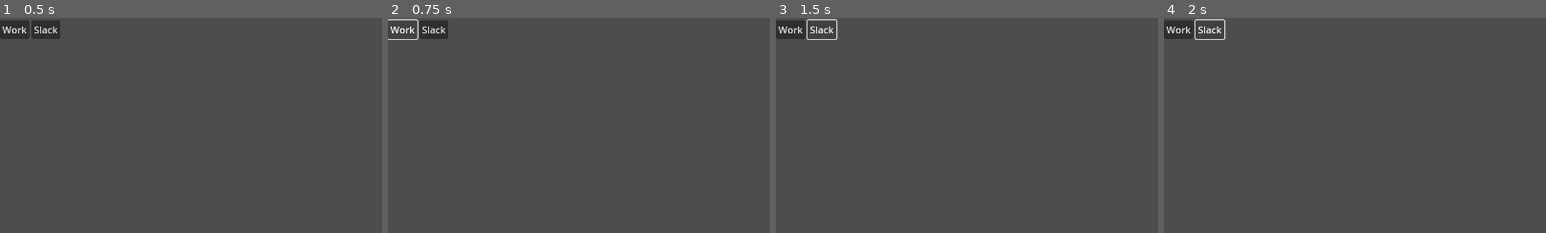
Above: before the commit, frames 1-4 (left to right).
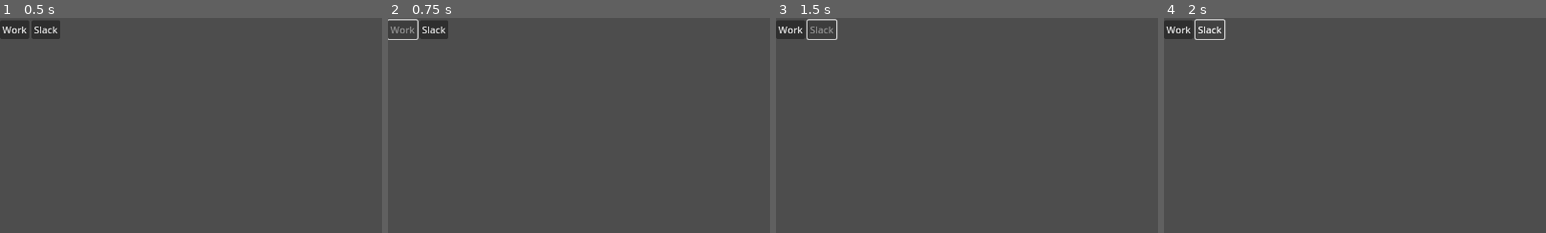
Above: after the commit, the same moments.

Repository: lmchoi/alt-f-this
Game: Godot game, scene res://scenes/game_ui.tscn
The game is run twice, just before and just after one commit, with the same random seed, the same clock (stepped at 60 frames per second) and the same inputs.
Inputs:
- Up to frame 1 (0.5 s): no input
- Up to frame 2 (0.75 s): click "Work" at 0.5 s
- Up to frame 3 (1.5 s): click "Slack" at 1.25 s
- Up to frame 4 (2 s): no input
The pictures show only the part of the screen within x 0-50%, y 0-50%; the shares and areas given below are measured in that part.

Frame 1 is identical in both runs. In frame 2, 0.1% of the frame differs, in the area x 0-7%, y 4-8%; in frame 3, 0.1%; in frame 4, nothing differs.

Commit message:
Work button is now an action button

Diff:
--- /dev/null
+++ b/scenes/game_ui.gd
@@ -0,0 +1,9 @@
+extends Node
+
+@onready var work_button := $ActionPanel/ActionButtons/WorkButtonContainer/WorkButton as ActionButton
+
+func _ready():
+	work_button.pressed.connect(_on_work_button_pressed)
+
+func _on_work_button_pressed():
+	PlayerState.earn_money(10)
--- a/scenes/game_ui.tscn
+++ b/scenes/game_ui.tscn
@@ -1,24 +1,32 @@
-[gd_scene format=3 uid="uid://bkcqc3g6mk6ky"]
+[gd_scene load_steps=3 format=3 uid="uid://bkcqc3g6mk6ky"]
+
+[ext_resource type="Script" uid="uid://ccibd5kcuisnk" path="res://scenes/game_ui.gd" id="1_yubou"]
+[ext_resource type="Script" uid="uid://o4uecgfegpr2" path="res://scripts/ui/action_button.gd" id="2_rns2u"]
 
 [node name="GameUI" type="Node"]
+script = ExtResource("1_yubou")
 
 [node name="ActionPanel" type="MarginContainer" parent="."]
 offset_right = 40.0
 offset_bottom = 40.0
 
-[node name="Action Buttons" type="HBoxContainer" parent="ActionPanel"]
+[node name="ActionButtons" type="HBoxContainer" parent="ActionPanel"]
 layout_mode = 2
 
-[node name="WorkButtonContainer" type="CenterContainer" parent="ActionPanel/Action Buttons"]
+[node name="WorkButtonContainer" type="CenterContainer" parent="ActionPanel/ActionButtons"]
 layout_mode = 2
 
-[node name="Work" type="Button" parent="ActionPanel/Action Buttons/WorkButtonContainer"]
+[node name="WorkButton" type="Button" parent="ActionPanel/ActionButtons/WorkButtonContainer"]
 layout_mode = 2
 text = "Work"
+script = ExtResource("2_rns2u")
+metadata/_custom_type_script = "uid://o4uecgfegpr2"
 
-[node name="SlackButtonContainer" type="CenterContainer" parent="ActionPanel/Action Buttons"]
+[node name="SlackButtonContainer" type="CenterContainer" parent="ActionPanel/ActionButtons"]
 layout_mode = 2
 
-[node name="Slack" type="Button" parent="ActionPanel/Action Buttons/SlackButtonContainer"]
+[node name="SlackButton" type="Button" parent="ActionPanel/ActionButtons/SlackButtonContainer"]
 layout_mode = 2
 text = "Slack"
+script = ExtResource("2_rns2u")
+metadata/_custom_type_script = "uid://o4uecgfegpr2"
--- /dev/null
+++ b/scripts/ui/action_button.gd
@@ -0,0 +1,13 @@
+class_name ActionButton
+extends Button
+
+# Configuration variables
+@export var cooldown_duration := 0.2
+
+func _ready():
+	pressed.connect(_trigger_feedback)
+
+func _trigger_feedback():
+	disabled = true
+	await get_tree().create_timer(cooldown_duration).timeout
+	disabled = false
Not shown, added: scenes/game_ui.gd.uid
Not shown, added: scripts/ui/action_button.gd.uid
